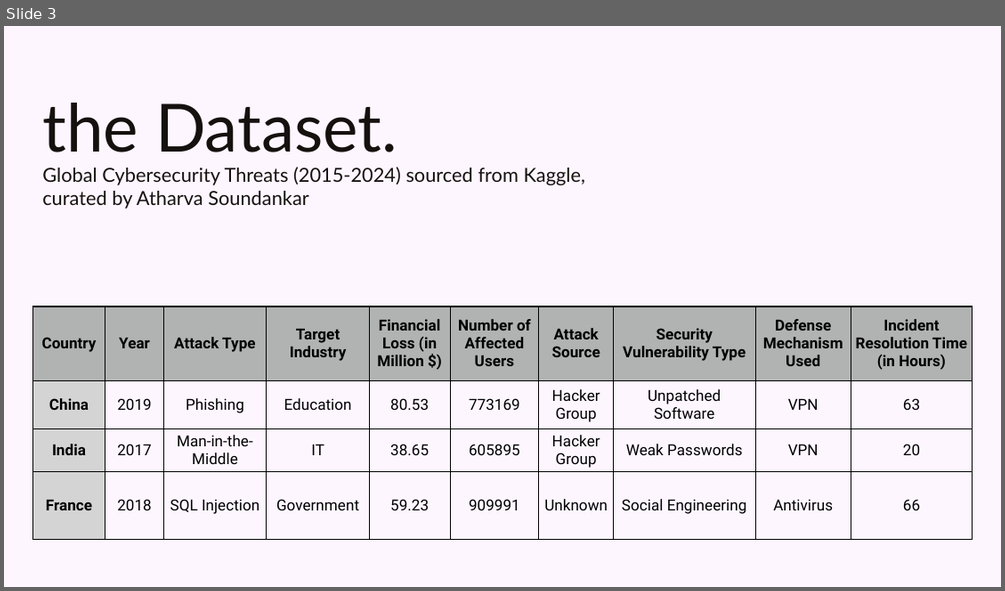
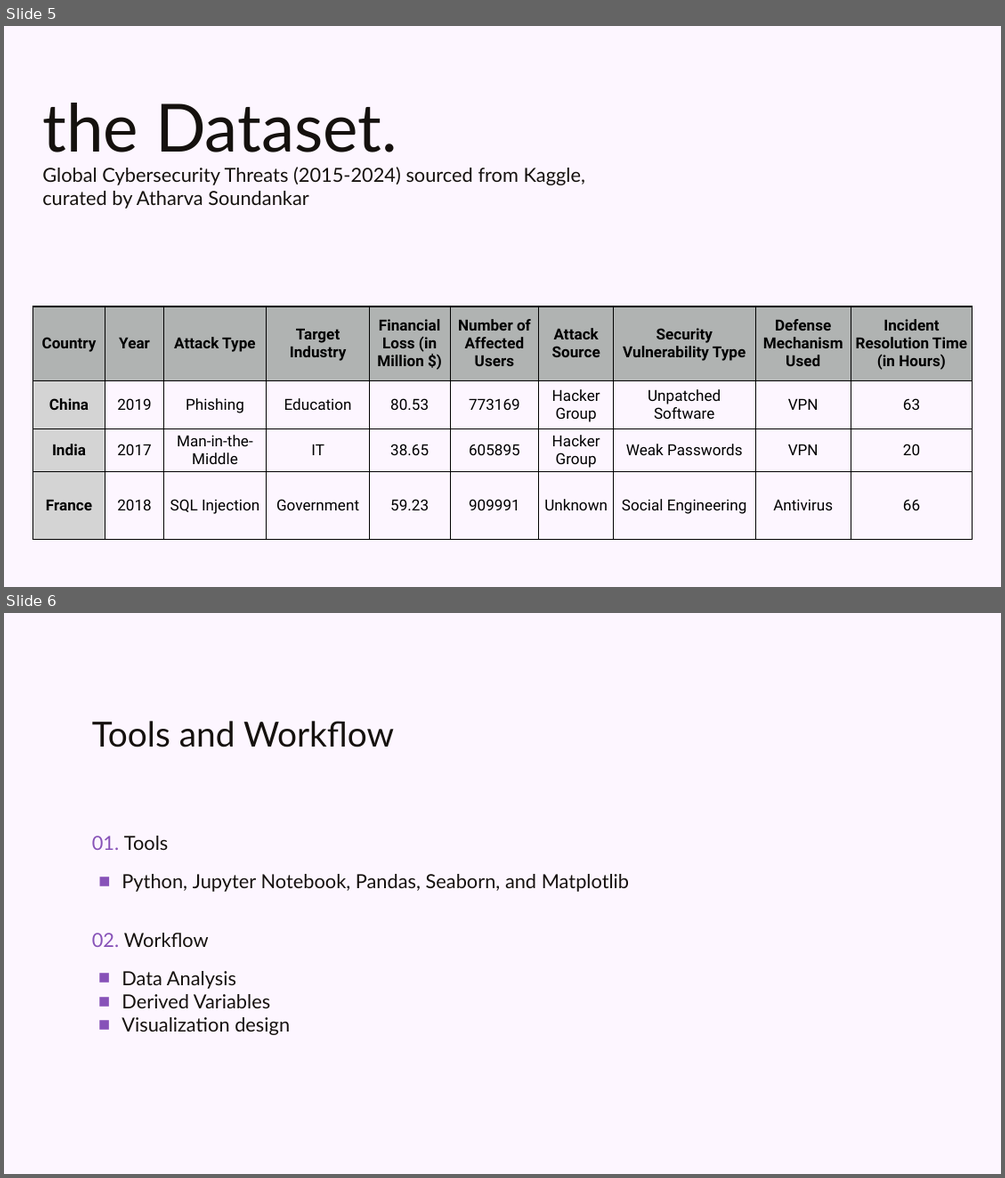
Before and after one commit to Vamin-co/CyberInsights, a slide deck: CyberInsightsPres.pptx. Shown one above the other, each under a label of ours: slide 3 before the commit, slides 5 and 6 after it. The pictures are 1005x591 and 1005x1178 pixels, drawn with LibreOffice and Linux fonts; fonts in the diff are those of the drawing; background and template pictures are left out. Boxes give left, top, right and bottom in pixels: in the first picture for what was removed or moved away, otherwise in the second. Text is boxed around its words. In the diff, an @@ line names an element or a change of style, - is before the commit and + after.

```diff
--- a/CyberInsightsPres.pptx
+++ b/CyberInsightsPres.pptx
@@ slide 6 added at [4, 613, 1001, 1174], background #FDF6FF @@
@@ title added at [92, 721, 394, 747], 25 pt, text #15110E @@
+Tools and Workflow
@@ text added at [92, 835, 169, 850], 14 pt, text #15110E @@
+01. Tools
@@ subtitle added at [121, 874, 629, 892], 14 pt, text #15110E @@
+■ Python, Jupyter Notebook, Pandas, Seaborn, and Matplotlib
@@ text added at [92, 933, 209, 947], 14 pt, text #15110E @@
+02. Workflow
@@ subtitle added at [121, 971, 290, 1035], 14 pt, text #15110E @@
+■ Data Analysis
+■ Derived Variables
+■ Visualization design
@@ what was slide 3 is now slide 5 @@
```
Also in this commit, not shown: 2 slides changed, 6 other slides added, 12 slides removed, 1 other file.
